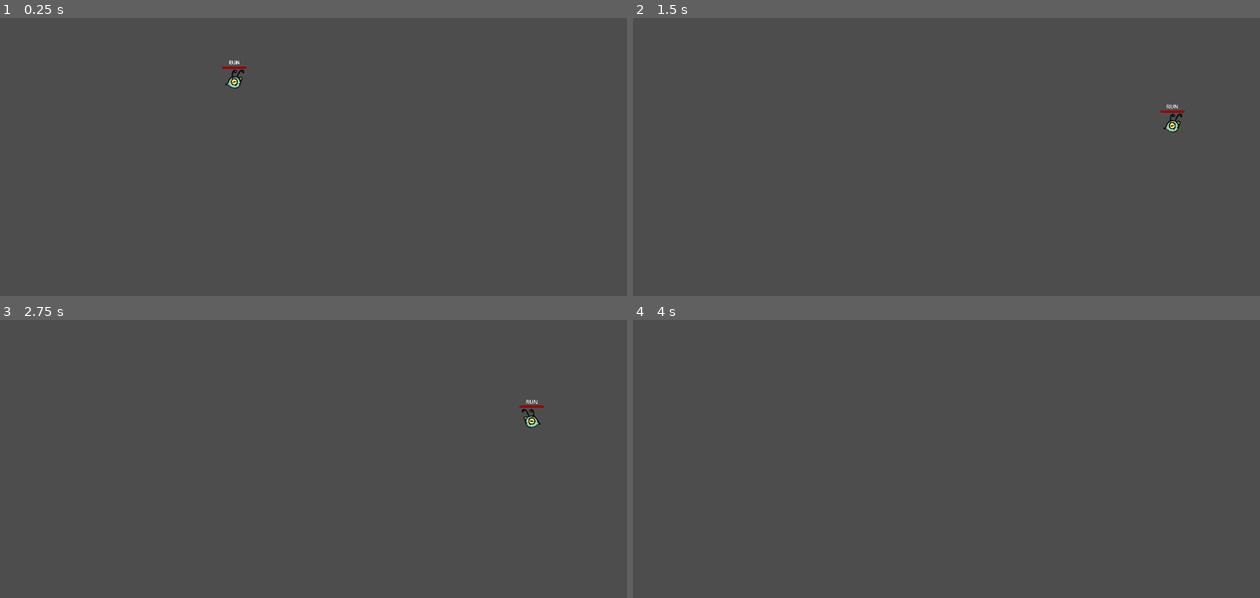
Above: before the commit, frames 1-4 (two rows, left to right).
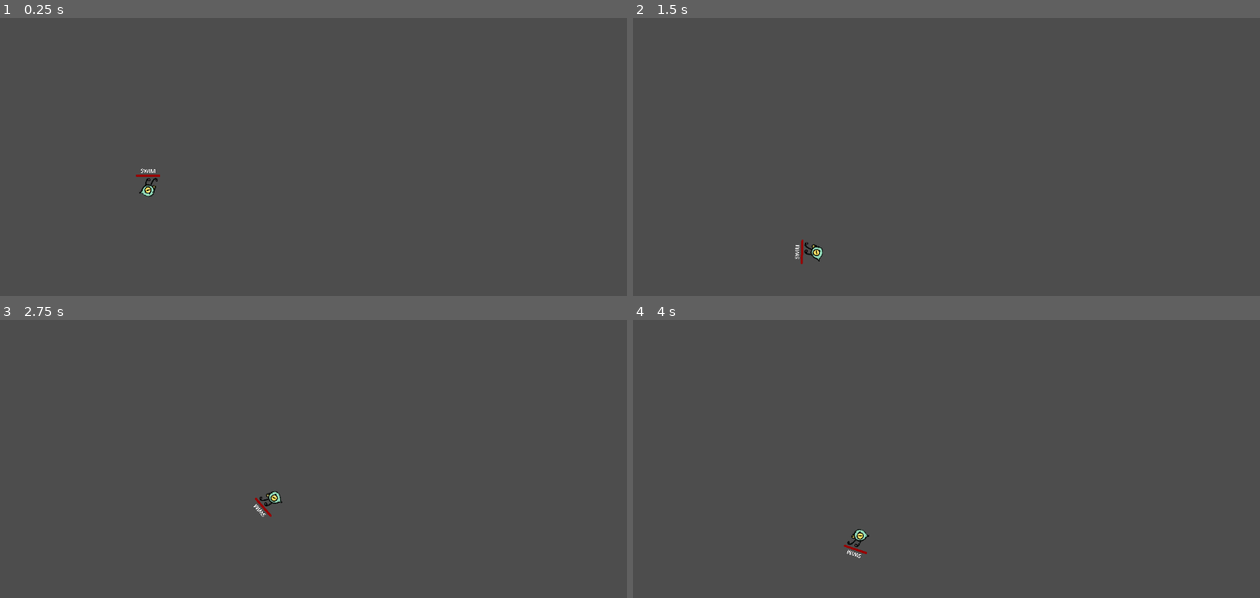
Above: after the commit, the same moments.

Repository: alexeiMikhail/evo
Game: Godot game, scene res://water_and_air_level.tscn
Two runs of this game, one before a commit and one after it. Both use one fixed random seed, a clock stepped at 60 frames per second and the inputs below.
Inputs:
- Up to frame 1 (0.25 s): no input
- Up to frame 2 (1.5 s): hold Up (jump) 0.53-1.28 s; hold D (rotate_right, bound only after the commit) from 0.53 s (still down); tap Shift (dash) at 0.6 s; tap Up (jump) at 1.35 s
- Up to frame 3 (2.75 s): tap Up (jump) at 1.52, 1.82 s; tap Shift (dash) at 1.55, 2.1 s; release D (rotate_right, bound only after the commit) at 2.03 s; hold A (rotate_left, bound only after the commit) from 2.03 s (still down); hold Up (jump) from 2.03 s (still down)
- Up to frame 4 (4 s): release A (rotate_left, bound only after the commit) at 2.78 s; release Up (jump) at 2.78 s; hold D (rotate_right, bound only after the commit) from 2.78 s (still down); tap Shift (dash) at 2.85 s; tap Up (jump) at 3.02, 3.32 s; hold Up (jump) from 3.53 s (still down)

The runs differ from the first frame. In frame 1, 0.3% of the frame differs, in the area x 21-40%, y 15-65%; in frame 2, 0.3%, in the area x 25-88%, y 30-89%; in frame 3, 0.3%; in frame 4, 0.2%.

Commit message:
Adjust swim state to rotational movement

Diff:
--- a/alien.gd
+++ b/alien.gd
@@ -19,11 +19,15 @@
 var was_in_water: bool = false
 var mario_swim_speed_modifier: float = 0.3
 
-const DASH_COUNT_ALLOWED: int = 1
-const DASH_SPEED = 800.0
-const SPEED = 400.0
-const JUMP_VELOCITY = -500.0
-const X_ACCELERATION = 25
+@export var DASH_COUNT_ALLOWED: int = 1
+@export var DASH_SPEED: float = 800.0
+@export var RUN_SPEED: float = 400.0
+@export var JUMP_VELOCITY: float = -500.0
+@export var X_ACCELERATION: float = 25
+@export var SWIM_SPEED: float = 8000.0
+@export var ROTATION_SPEED: float = 5.0
+@export var HOP_SPEED: float = 1000.0
+
 
 func _ready() -> void:
 	progress_bar.max_value = change_timer.wait_time
@@ -32,6 +36,7 @@
 
 func _process(_delta: float) -> void:
 	progress_bar.value = change_timer.time_left
+
 
 func _physics_process(delta: float) -> void:
 	handle_dash_input()
@@ -73,7 +78,7 @@
 	if not is_on_floor():
 		velocity += get_gravity() * delta
 
-	# Maintain x momentum when jumping from water
+	# Maintain x-momentum when jumping from water
 	if was_in_water:
 		handle_directional_input(mario_swim_speed_modifier)
 		return
@@ -83,7 +88,15 @@
 
 
 func swim(delta):
-	pass
+	if not in_water:
+		fish_out_of_water(delta)
+		return
+
+	var rotation_direction = Input.get_axis("rotate_left", "rotate_right")
+	rotation += rotation_direction * ROTATION_SPEED * delta
+
+	var player_direction = Input.get_axis("swim_backward", "swim_forward")
+	velocity = player_direction * SWIM_SPEED * transform.x
 
 
 func mario_swim(delta):
@@ -131,7 +144,7 @@
 
 func _on_dash_timer_timeout() -> void:
 	is_dashing = false
-	if Input.is_action_pressed("jump") and is_on_floor():
+	if Input.is_action_pressed("jump") and is_on_floor() or not coyote_timer.is_stopped():
 		jump()
 
 func jump(modifier: float = 1.0):
@@ -152,7 +165,7 @@
 func handle_directional_input(modifier: float = 1.0):
 	var direction := Input.get_axis("move_left", "move_right")
 	if direction:
-		velocity.x = move_toward(velocity.x, direction * SPEED * modifier, X_ACCELERATION)
+		velocity.x = move_toward(velocity.x, direction * RUN_SPEED * modifier, X_ACCELERATION)
 		sprite_2d.flip_h = direction < 0
 	else:
 		velocity.x = move_toward(velocity.x, 0, X_ACCELERATION)
@@ -166,3 +179,23 @@
 func slow_on_water_entry():
 	if velocity.y > 200:
 		velocity.y = 200
+
+func fish_out_of_water(delta):
+	if not is_on_floor():
+		velocity += get_gravity() * delta
+
+	var rotation_direction = Input.get_axis("rotate_left", "rotate_right")
+	rotation += rotation_direction * ROTATION_SPEED * delta
+
+	var player_direction = Input.get_axis("swim_backward", "swim_forward")
+
+	if is_on_floor() and player_direction:
+		velocity = player_direction * HOP_SPEED * transform.x
+		velocity.y -= HOP_SPEED / 10
+
+	if not player_direction:
+		pass
+
+
+func die():
+	pass
--- a/project.godot
+++ b/project.godot
@@ -41,6 +41,30 @@
 , Object(InputEventKey,"resource_local_to_scene":false,"resource_name":"","device":-1,"window_id":0,"alt_pressed":false …(186 unchanged characters)…
 ]
 }
+swim_forward={
+"deadzone": 0.5,
+"events": [Object(InputEventKey,"resource_local_to_scene":false,"resource_name":"","device":-1,"window_id":0,"alt_pressed":false,"shift_pressed":false,"ctrl_pressed":false,"meta_pressed":false,"pressed":false,"keycode":0,"physical_keycode":87,"key_label":0,"unicode":119,"location":0,"echo":false,"script":null)
+, Object(InputEventKey,"resource_local_to_scene":false,"resource_name":"","device":-1,"window_id":0,"alt_pressed":false,"shift_pressed":false,"ctrl_pressed":false,"meta_pressed":false,"pressed":false,"keycode":0,"physical_keycode":4194320,"key_label":0,"unicode":0,"location":0,"echo":false,"script":null)
+]
+}
+rotate_right={
+"deadzone": 0.5,
+"events": [Object(InputEventKey,"resource_local_to_scene":false,"resource_name":"","device":-1,"window_id":0,"alt_pressed":false,"shift_pressed":false,"ctrl_pressed":false,"meta_pressed":false,"pressed":false,"keycode":0,"physical_keycode":68,"key_label":0,"unicode":100,"location":0,"echo":false,"script":null)
+, Object(InputEventKey,"resource_local_to_scene":false,"resource_name":"","device":-1,"window_id":0,"alt_pressed":false,"shift_pressed":false,"ctrl_pressed":false,"meta_pressed":false,"pressed":false,"keycode":0,"physical_keycode":4194321,"key_label":0,"unicode":0,"location":0,"echo":false,"script":null)
+]
+}
+rotate_left={
+"deadzone": 0.5,
+"events": [Object(InputEventKey,"resource_local_to_scene":false,"resource_name":"","device":-1,"window_id":0,"alt_pressed":false,"shift_pressed":false,"ctrl_pressed":false,"meta_pressed":false,"pressed":false,"keycode":0,"physical_keycode":65,"key_label":0,"unicode":97,"location":0,"echo":false,"script":null)
+, Object(InputEventKey,"resource_local_to_scene":false,"resource_name":"","device":-1,"window_id":0,"alt_pressed":false,"shift_pressed":false,"ctrl_pressed":false,"meta_pressed":false,"pressed":false,"keycode":0,"physical_keycode":4194319,"key_label":0,"unicode":0,"location":0,"echo":false,"script":null)
+]
+}
+swim_backward={
+"deadzone": 0.5,
+"events": [Object(InputEventKey,"resource_local_to_scene":false,"resource_name":"","device":-1,"window_id":0,"alt_pressed":false,"shift_pressed":false,"ctrl_pressed":false,"meta_pressed":false,"pressed":false,"keycode":0,"physical_keycode":83,"key_label":0,"unicode":115,"location":0,"echo":false,"script":null)
+, Object(InputEventKey,"resource_local_to_scene":false,"resource_name":"","device":-1,"window_id":0,"alt_pressed":false,"shift_pressed":false,"ctrl_pressed":false,"meta_pressed":false,"pressed":false,"keycode":0,"physical_keycode":4194322,"key_label":0,"unicode":0,"location":0,"echo":false,"script":null)
+]
+}
 
 [rendering]
 
--- a/water_and_air_level.tscn
+++ b/water_and_air_level.tscn
@@ -21,8 +21,9 @@
 shape = SubResource("RectangleShape2D_1tr6l")
 
 [node name="Alien" parent="." instance=ExtResource("2_ejw02")]
-position = Vector2(416, 184)
+position = Vector2(272, 392)
 scale = Vector2(0.05, 0.05)
+state = 2
 
 [node name="StaticBody2D" type="StaticBody2D" parent="."]
 position = Vector2(0, 648)
